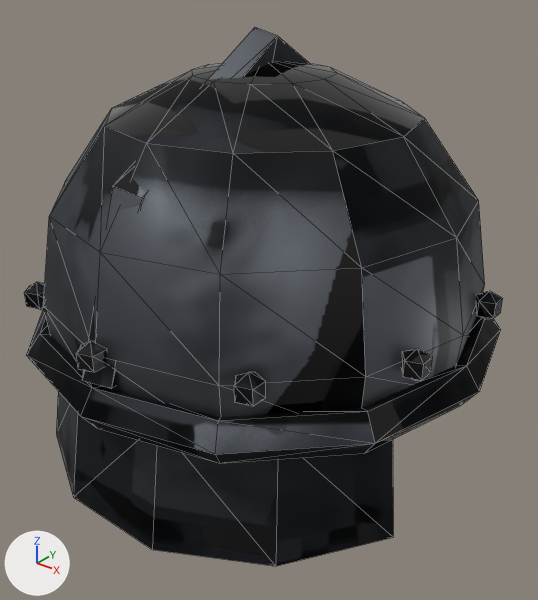
One commit to the FBX model modelos/catalogo/armaduras/casco_hierro/casco_hierro.fbx: the scene before it, then after it.
The view is the same before and after, from a 50 mm camera at (0.0165, -0.0203, 0.0125) aimed at (0.0004, -0.0002, 0.0). The axes (+X, +Y, +Z) are drawn at lower left. The lights are the same throughout. The picture after the commit comes second. Mesh edges are drawn as thin lines. Where no turn or scale is listed for an object, it has been applied to the vertices.

The first picture shows 'casco_hierro'.
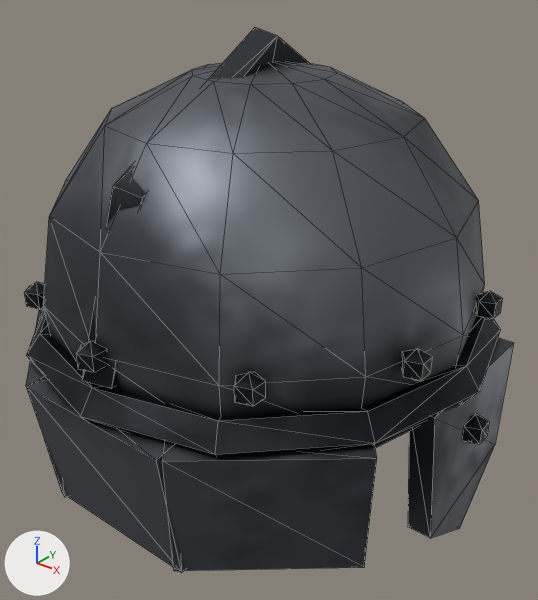
Changed parts and their boxes (x1, y1, x2, y2) in the pictures (538 x 600 px):
'casco_hierro', reshaped: before (24, 27, 503, 566); after (24, 27, 513, 573)
part 1 of me_casco_hierro_001, added: after (462, 414, 489, 444)
part 2 of me_casco_hierro_001, built on: before (56, 391, 393, 566); after (26, 309, 513, 573)
part 3 of me_casco_hierro_001, surface changed: (24, 27, 499, 458) in both

The change, as a diff of the scene's bpy script:
```diff
--- a/modelos/catalogo/armaduras/casco_hierro/casco_hierro.fbx.py
+++ b/modelos/catalogo/armaduras/casco_hierro/casco_hierro.fbx.py
@@ me_casco_hierro_001 @@
 # used by ob_casco_hierro; location = (0.0, 0.0, 0.0)
-me_casco_hierro_001.from_pydata(...)  # 293 vertices, 530 faces; spans x -0.009..0.009, y -0.009..0.009, z -0.0062..0.0098
+me_casco_hierro_001.from_pydata(...)  # 337 vertices, 594 faces; spans x -0.0091..0.009, y -0.009..0.009, z -0.008..0.0098
+# me_casco_hierro_001 part 1: a new loose piece, a UV sphere (5 segments, 3 rings, poles along z) spanning x 0.00808..0.00902, y 0.00051..0.00149, z -0.0036..-0.0024, in mat_casco_hierro_mat
+# me_casco_hierro_001 part 2
+# 24 vertices are removed from x -0.0079..0.0079, y -0.0083..-0.0024, z -0.0055..-0.001
+# 44 faces are deleted
+# 38 vertices are added at x -0.0085..0.0085, y -0.0088..0.0042, z -0.008..-0.001
+# 6 new vertices lie (0.001, 0.0, 0.0) away from vertices in x -0.0085..0.0075, y -0.002..0.0015, z -0.008..-0.001
+# 68 new faces join them
+# me_casco_hierro_001 part 3: 485 kept faces spanning x -0.009..0.009, y -0.009..0.009, z -0.0062..0.0098 get new texture (UV) coordinates
+# other edits to the shape of me_casco_hierro_001 do not show in these pictures
 me_casco_hierro_001.materials.append(mat_casco_hierro_mat)
```
